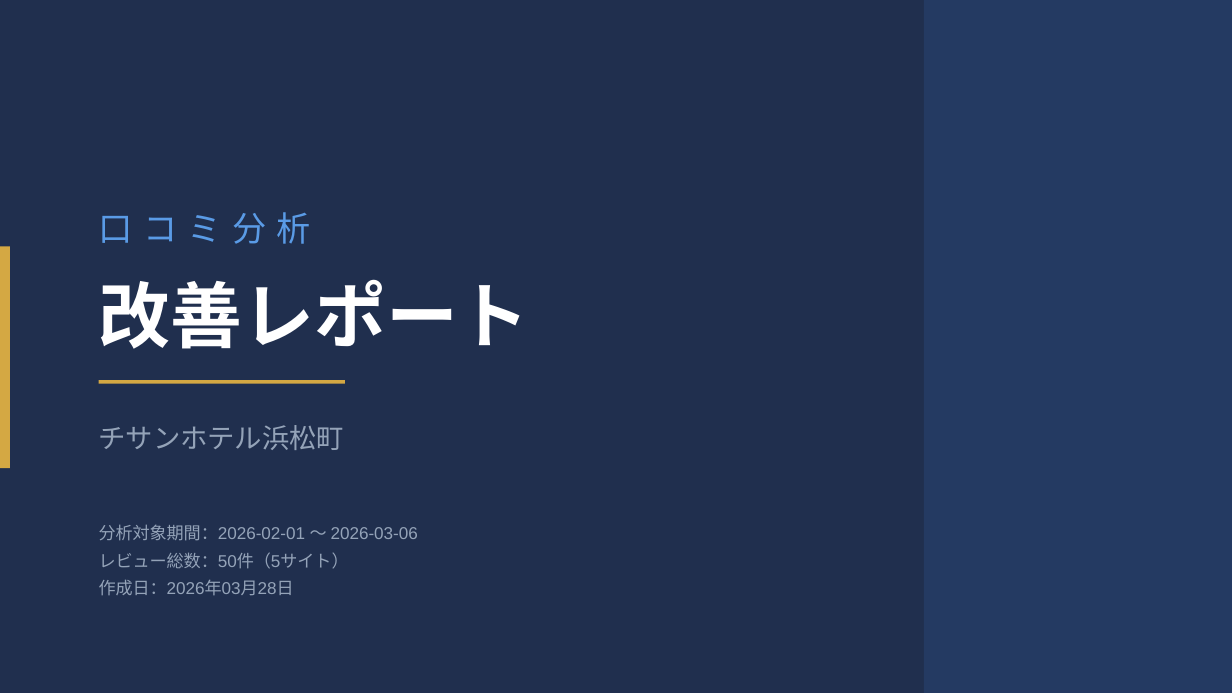
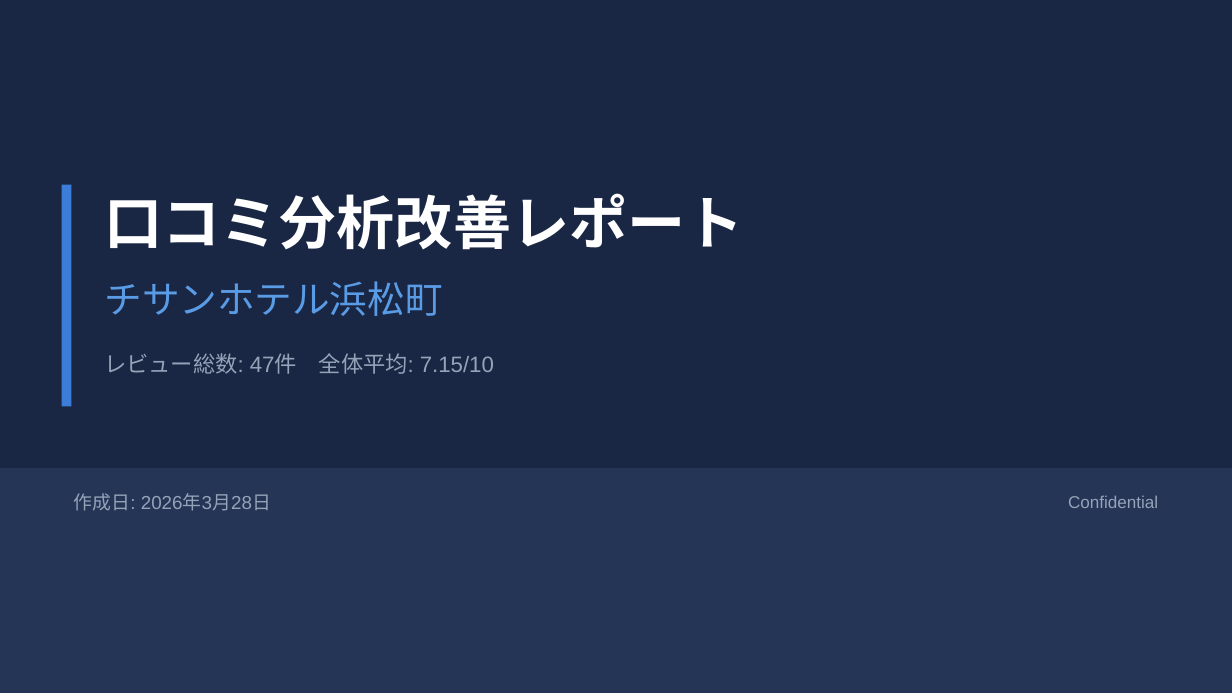
Before and after one commit to TAKAHASHIMITSUGU329/primechange-portal, a slide deck: slide 1 of 納品レポート/ホテル別レポート/chisan_口コミ分析レポート.pptx. Drawn at 1232x693 pixels with LibreOffice and Linux fonts; fonts in the diff are those of the drawing. Boxes give left, top, right and bottom in pixels: in the first picture for what was removed or moved away, otherwise in the second. Text is boxed around its words. In the diff, an @@ line names an element or a change of style, - is before the commit and + after.

```diff
--- a/納品レポート/ホテル別レポート/chisan_口コミ分析レポート.pptx
+++ b/納品レポート/ホテル別レポート/chisan_口コミ分析レポート.pptx
@@ background #1A2744 to #FFFFFF @@
@@ rectangle at <box>0,0,1232,692</box>: fill #243556 at 60% opacity to #1A2744 @@
@@ rectangle removed at <box>924,0,1232,692</box> @@
@@ rectangle: place and size @@
-rectangle at <box>0,246,10,468</box>
+rectangle at <box>62,185,71,407</box>
@@ rectangle at <box>62,185,71,407</box>: fill #D4A843 to #3B7DD8 @@
@@ text at <box>104,193,743,250</box>: text changed; size 42 to 34 pt @@
-改善レポート
+口コミ分析改善レポート
@@ text removed at <box>99,212,312,244</box> @@
-口コミ分析
@@ text "チサンホテル浜松町": place and size @@
-text "チサンホテル浜松町" at <box>99,425,345,450</box>
+text "チサンホテル浜松町" at <box>104,281,442,316</box>
@@ text "チサンホテル浜松町" at <box>104,281,442,316</box>: size 16 to 22 pt, text colour #94A3B8 to #5A9BE6 @@
@@ text added at <box>104,353,494,374</box>, 13 pt, text #94A3B8 @@
+レビュー総数: 47件 全体平均: 7.15/10
@@ line removed from (99, 382) to (345, 382) @@
@@ rectangle added at <box>0,468,1232,692</box>, fill #243556 @@
@@ text at <box>74,493,271,511</box>: text changed; size 10 to 11 pt @@
-分析対象期間：2026-02-01 〜 2026-03-06
-レビュー総数：50件（5サイト）
-作成日：2026年03月28日
+作成日: 2026年3月28日
@@ text added at <box>1068,495,1158,508</box>, 10 pt, text #94A3B8 @@
+Confidential
```
Also in this commit, not shown: 5 slides added, 6 slides removed, 56 other files.
